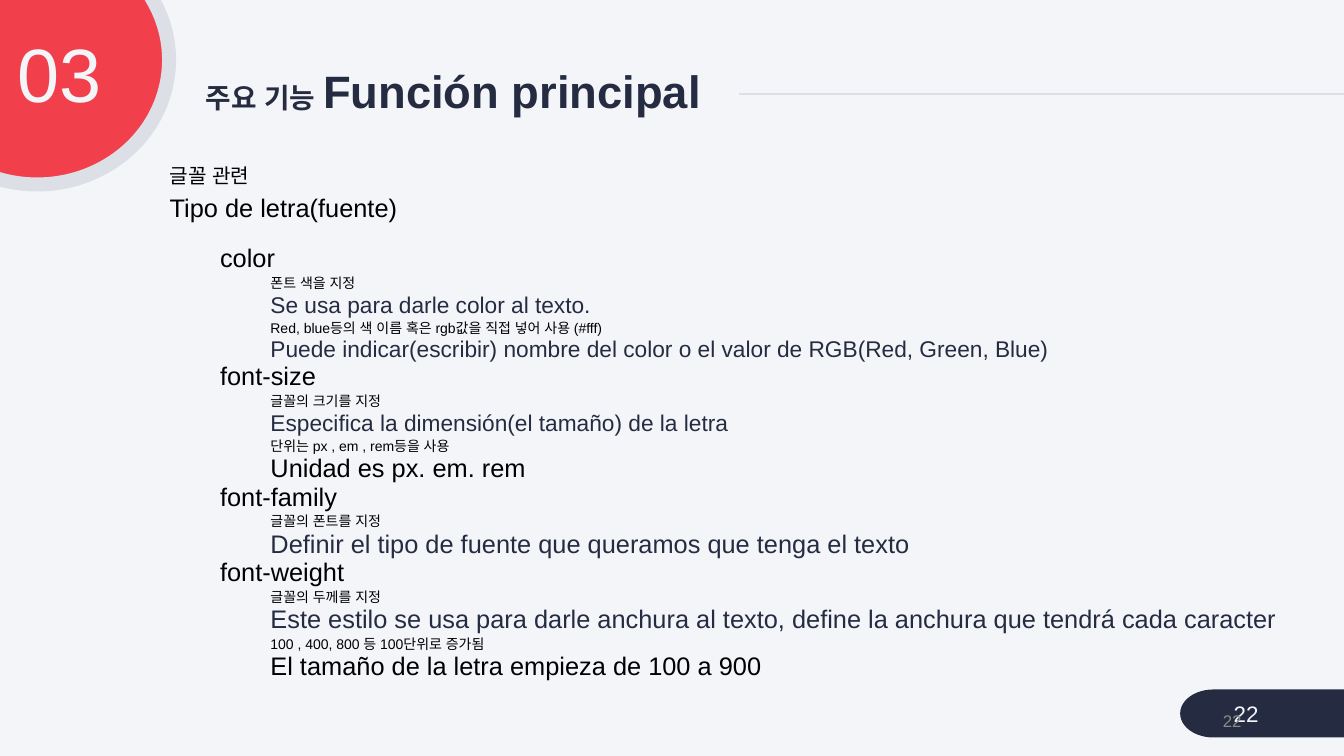
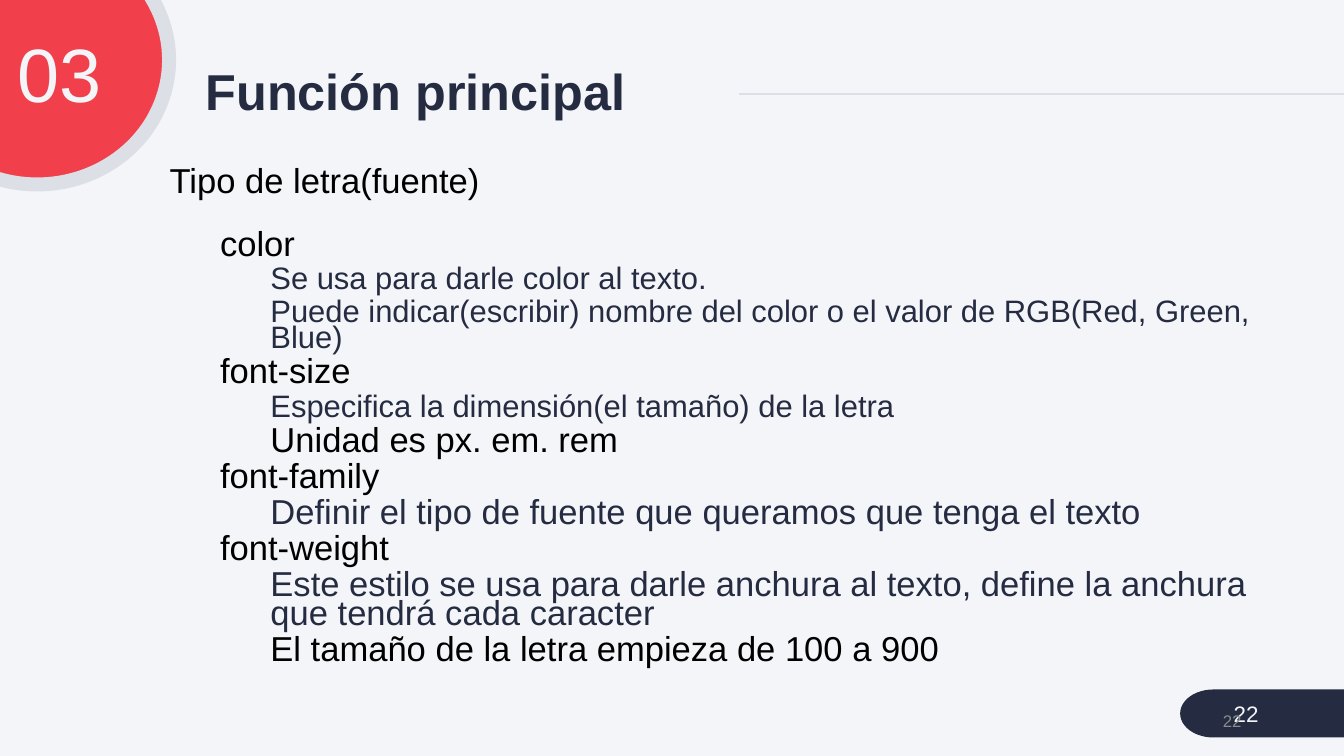
Before and after one commit to cialafamilia/practica, a slide deck: slide 22 of ppt/1908 CSS.pptx. Drawn at 1344x756 pixels with LibreOffice and Linux fonts; fonts in the diff are those of the drawing. Boxes give left, top, right and bottom in pixels: in the first picture for what was removed or moved away, otherwise in the second. Text is boxed around its words. In the diff, an @@ line names an element or a change of style, - is before the commit and + after.

```diff
--- a/ppt/1908 CSS.pptx
+++ b/ppt/1908 CSS.pptx
@@ title at (x1=206, y1=73, x2=625, y2=120): text changed; size 32.4 to 36 pt @@
-주요 기능 Función principal
+Función principal
@@ text "Tipo de letra(fuente)" at (x1=170, y1=168, x2=1249, y2=669): size 18.1 to 24.6 pt in "Tipo de letra(fuente)", "color", "font-size", "Unidad es px. em. rem" and 5 more places; size 16.2 to 22.1 pt in "Se usa para darle color al texto.", "Puede indicar(escribir) nombre del color o el ...", "Especifica la dimensión(el tamaño) de la letra" @@
@@ text at (x1=170, y1=166, x2=249, y2=185): paragraph removed @@
-글꼴 관련
@@ text at (x1=270, y1=276, x2=356, y2=289): paragraph removed @@
-    폰트 색을 지정
@@ text at (x1=270, y1=321, x2=602, y2=336): paragraph removed @@
-    Red, blue등의 색 이름 혹은 rgb값을 직접 넣어 사용 (#fff)
@@ text at (x1=270, y1=394, x2=381, y2=407): paragraph removed @@
-    글꼴의 크기를 지정
@@ text at (x1=270, y1=439, x2=450, y2=454): paragraph removed @@
-    단위는 px , em , rem등을 사용
@@ text at (x1=270, y1=514, x2=381, y2=527): paragraph removed @@
-    글꼴의 폰트를 지정
@@ text at (x1=270, y1=590, x2=381, y2=603): paragraph removed @@
-    글꼴의 두께를 지정
@@ text at (x1=270, y1=637, x2=485, y2=651): paragraph removed @@
-    100 , 400, 800 등 100단위로 증가됨
```
Also in this commit, not shown: 21 other slides changed, 5 other files.
